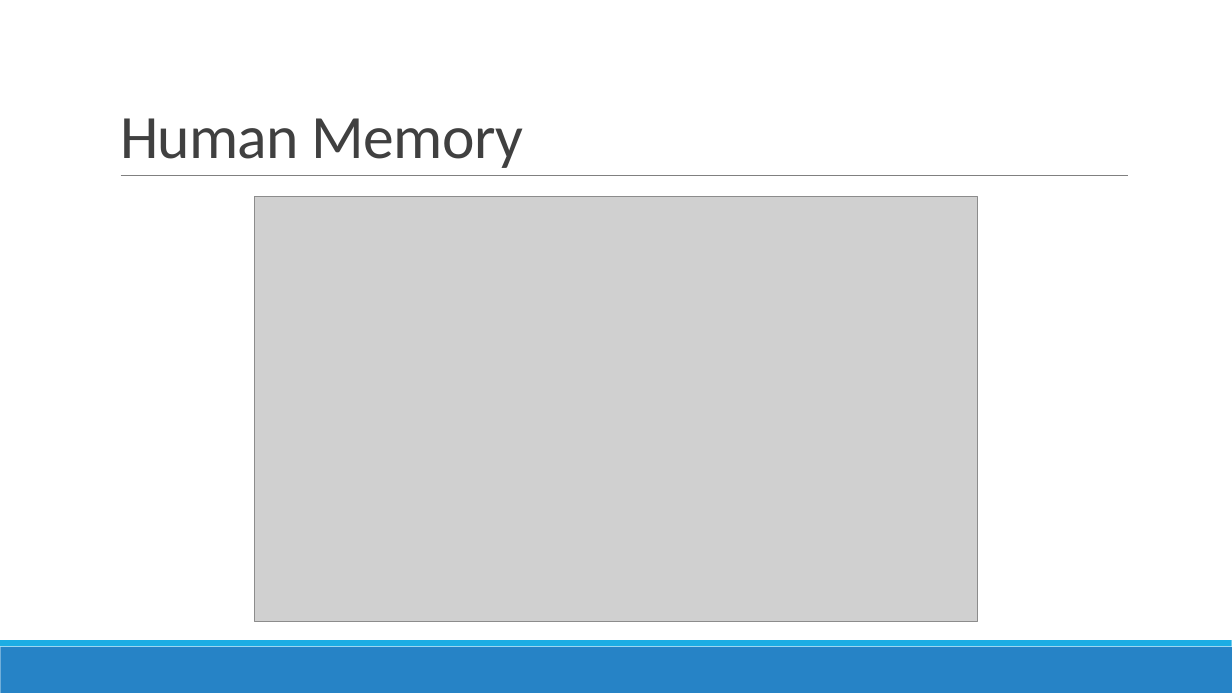
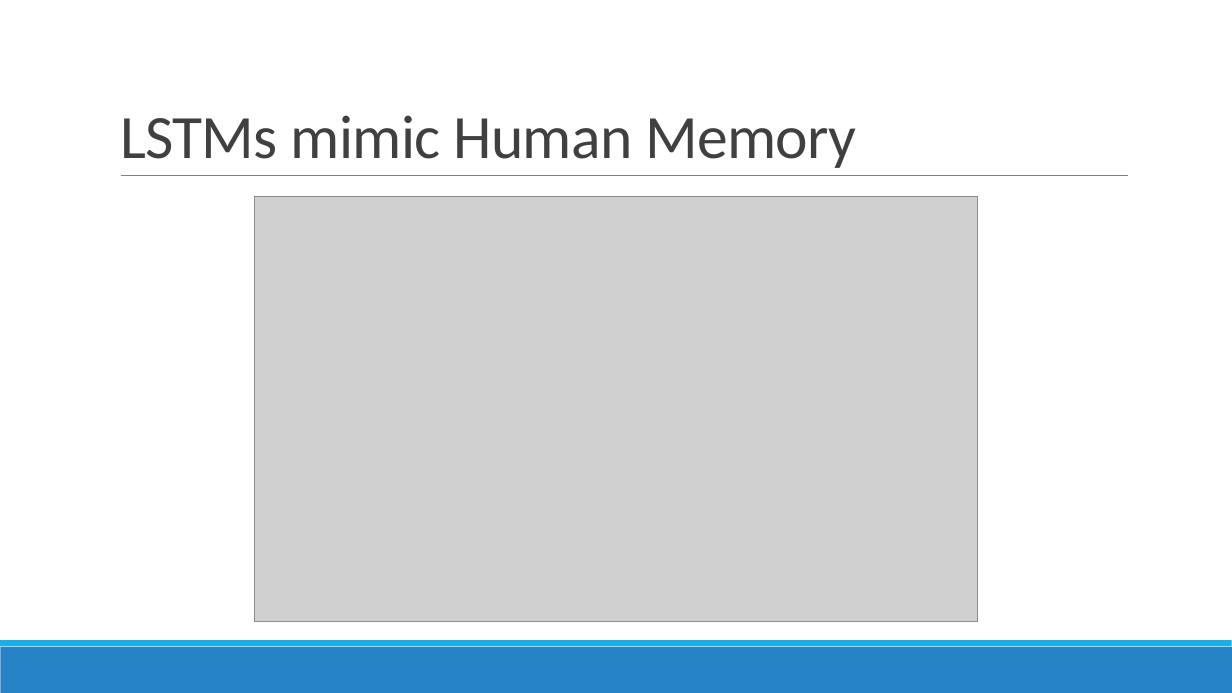
Before and after one commit to kshitijyelpale/LFD-Application-of-NN-in-LSTM, a slide deck: slide 5 of Documentation/LSTM Presentation.pptx (slide 3 before the commit). Drawn at 1232x693 pixels with LibreOffice and Linux fonts; fonts in the diff are those of the drawing; grey boxes stand for pictures. Boxes give left, top, right and bottom in pixels: in the first picture for what was removed or moved away, otherwise in the second. Text is boxed around its words. In the diff, an @@ line names an element or a change of style, - is before the commit and + after.

```diff
--- a/Documentation/LSTM Presentation.pptx
+++ b/Documentation/LSTM Presentation.pptx
@@ title at [120, 115, 856, 168]: text changed @@
-Human Memory
+LSTMs mimic Human Memory
```
Also in this commit, not shown: 3 other slides changed, 10 slides added, 1 slide removed.
